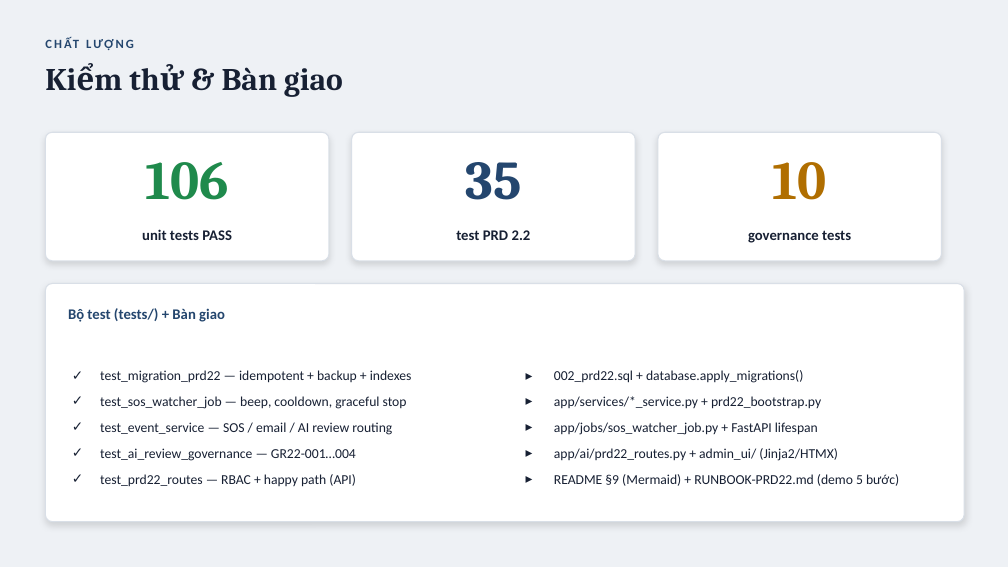
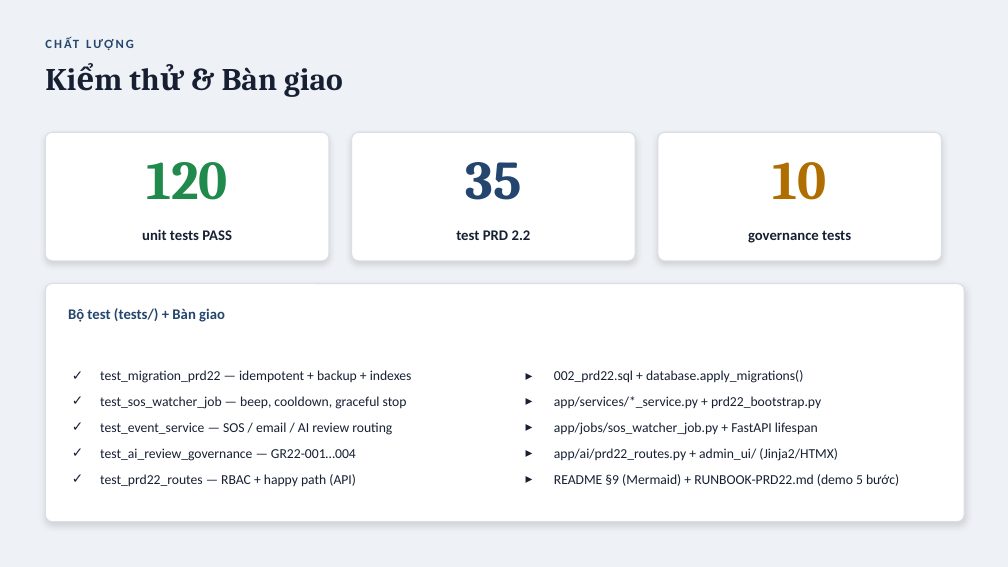
Before and after one commit to vietdung123bg/screen-watcher-pro, a slide deck: slide 10 of workshop/PRD2.2_Event_Review_Workshop.pptx. Drawn at 1008x567 pixels with LibreOffice and Linux fonts; fonts in the diff are those of the drawing. Boxes give left, top, right and bottom in pixels: in the first picture for what was removed or moved away, otherwise in the second. Text is boxed around its words. In the diff, an @@ line names an element or a change of style, - is before the commit and + after.

```diff
--- a/workshop/PRD2.2_Event_Review_Workshop.pptx
+++ b/workshop/PRD2.2_Event_Review_Workshop.pptx
@@ text at box(146, 162, 228, 200): text changed @@
-106
+120
```
Also in this commit, not shown: 3 other slides changed, 45 other files.
